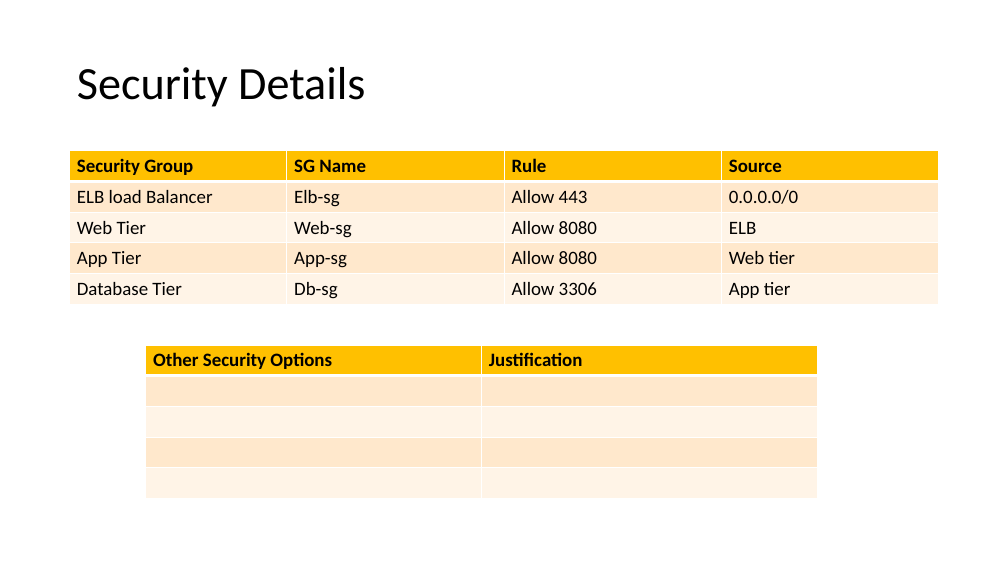
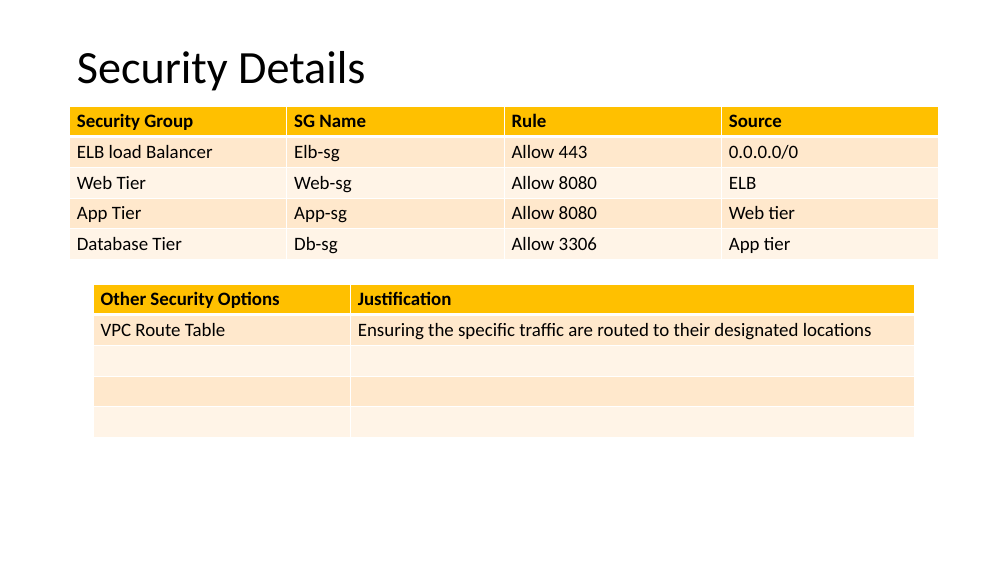
Before and after one commit to WilliamCareySemiColon/college_y3, a slide deck: slide 3 of Cloud_Computing/Labs/Assignment/part 2/Cloud-Computing-Assignment-2.pptx. Drawn at 1008x567 pixels with LibreOffice and Linux fonts; fonts in the diff are those of the drawing. Boxes give left, top, right and bottom in pixels: in the first picture for what was removed or moved away, otherwise in the second. Text is boxed around its words. In the diff, an @@ line names an element or a change of style, - is before the commit and + after.

```diff
--- a/Cloud_Computing/Labs/Assignment/part 2/Cloud-Computing-Assignment-2.pptx
+++ b/Cloud_Computing/Labs/Assignment/part 2/Cloud-Computing-Assignment-2.pptx
@@ title "Security Details": place and size @@
-title "Security Details" at <box>77,67,365,107</box>
+title "Security Details" at <box>77,51,365,91</box>
@@ table: place and size @@
-table at <box>70,151,941,305</box>
+table at <box>70,106,941,259</box>
@@ table at <box>93,284,915,438</box> @@
+row 2: VPC Route Table | Ensuring the specific traffic are routed to their designated locations
-row 5:  | 
@@ table: place and size @@
-table at <box>145,346,817,499</box>
+table at <box>93,284,915,438</box>
```
Also in this commit, not shown: 1 other slide changed, 1 slide removed, 2 other files.
